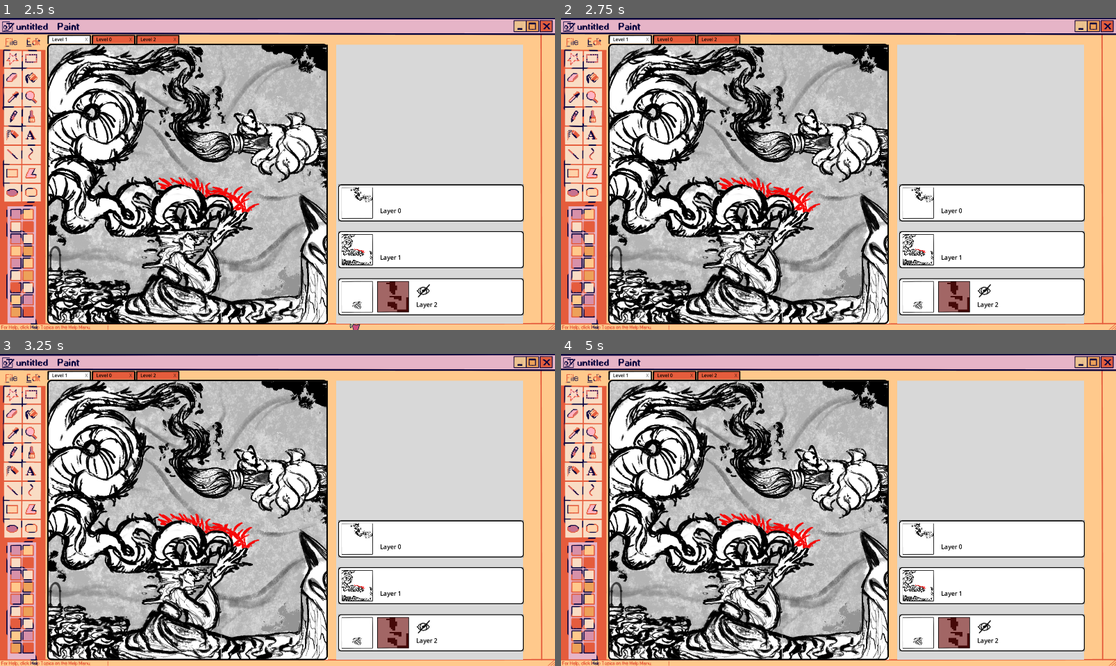
Above: before the commit, frames 1-4 (two rows, left to right).
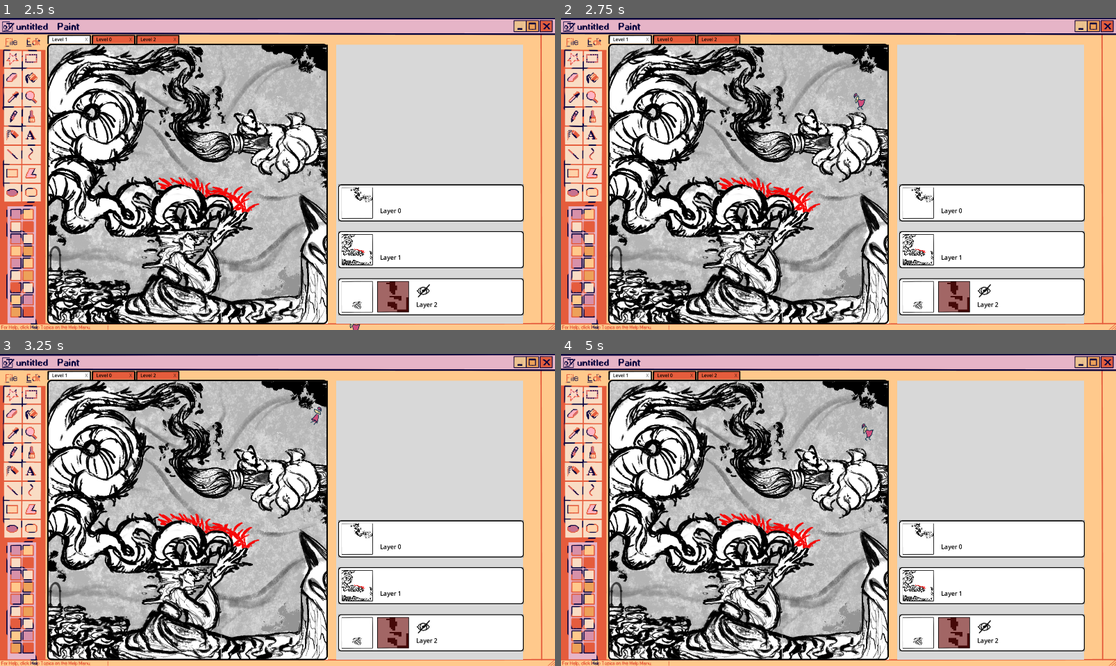
Above: after the commit, the same moments.

Repository: gfezzuog/GGJ2026
Game: Godot game, scene res://test.tscn
The game is run twice, just before and just after one commit, with the same random seed, the same clock (stepped at 60 frames per second) and the same inputs. The project has no main scene, so this scene is started directly.
Inputs (mouse positions are in pixels of both pictures, inside the frame that each line leads up to):
- Up to frame 1 (2.5 s): move the mouse to (399, 158) at 0.52 s; press the mouse at (399, 158) at 0.53 s; hold D (right) 0.53-2.03 s; tap Space (jump) at 0.77, 1.52 s; move the mouse to (166, 189) at 1.27 s; release the mouse at (166, 189) at 1.28 s; click (166, 189) at 1.35 s; tap Enter at 2 s; move the mouse to (333, 105) at 2.02 s; press the mouse at (333, 105) at 2.03 s; hold A (left) from 2.03 s (still down)
- Up to frame 2 (2.75 s): keep holding A (left)
- Up to frame 3 (3.25 s): move the mouse to (249, 572) at 2.77 s; release A (left) at 2.78 s; release the mouse at (249, 572) at 2.78 s; hold D (right) from 2.78 s (still down); click (249, 572) at 2.85 s; tap Space (jump) at 3.02 s
- Up to frame 4 (5 s): move the mouse to (1005, 556) at 3.52 s; press the mouse at (1005, 556) at 3.53 s; tap Space (jump) at 3.77, 4.25, 4.52 s; move the mouse to (672, 463) at 4.27 s; release D (right) at 4.28 s; release the mouse at (672, 463) at 4.28 s; hold A (left) from 4.28 s (still down); click (672, 463) at 4.35 s

Frame 1 is identical in both runs. In frame 2, less than 0.1% of the frame differs, in the area x 52-55%, y 24-30%; in frame 3, less than 0.1%, in the area x 55-58%, y 16-23%; in frame 4, less than 0.1%.

Commit message:
fix leve 1

Diff:
--- a/ggj-2026/Scenes/Levels/Level_1.tscn
+++ b/ggj-2026/Scenes/Levels/Level_1.tscn
@@ -603,3 +603,5 @@
 offset_right = 1641.0
 offset_bottom = 953.0
 layers_preview = Array[Texture]([ExtResource("17_qxyq8"), ExtResource("18_q6jrw"), ExtResource("19_x6ugg")])
+
+[connection signal="body_entered" from="HBoxContainer/Canvas/ExitArea" to="." method="_on_exit_area_body_entered"]
--- a/ggj-2026/Scenes/Levels/level_1.gd
+++ b/ggj-2026/Scenes/Levels/level_1.gd
@@ -36,6 +36,6 @@
 
 	pass # Replace with function body.
 
-
 func _on_exit_area_body_entered(body: Node2D) -> void:
+	SignalBus.emit_signal("game_over")
 	pass # Replace with function body.
